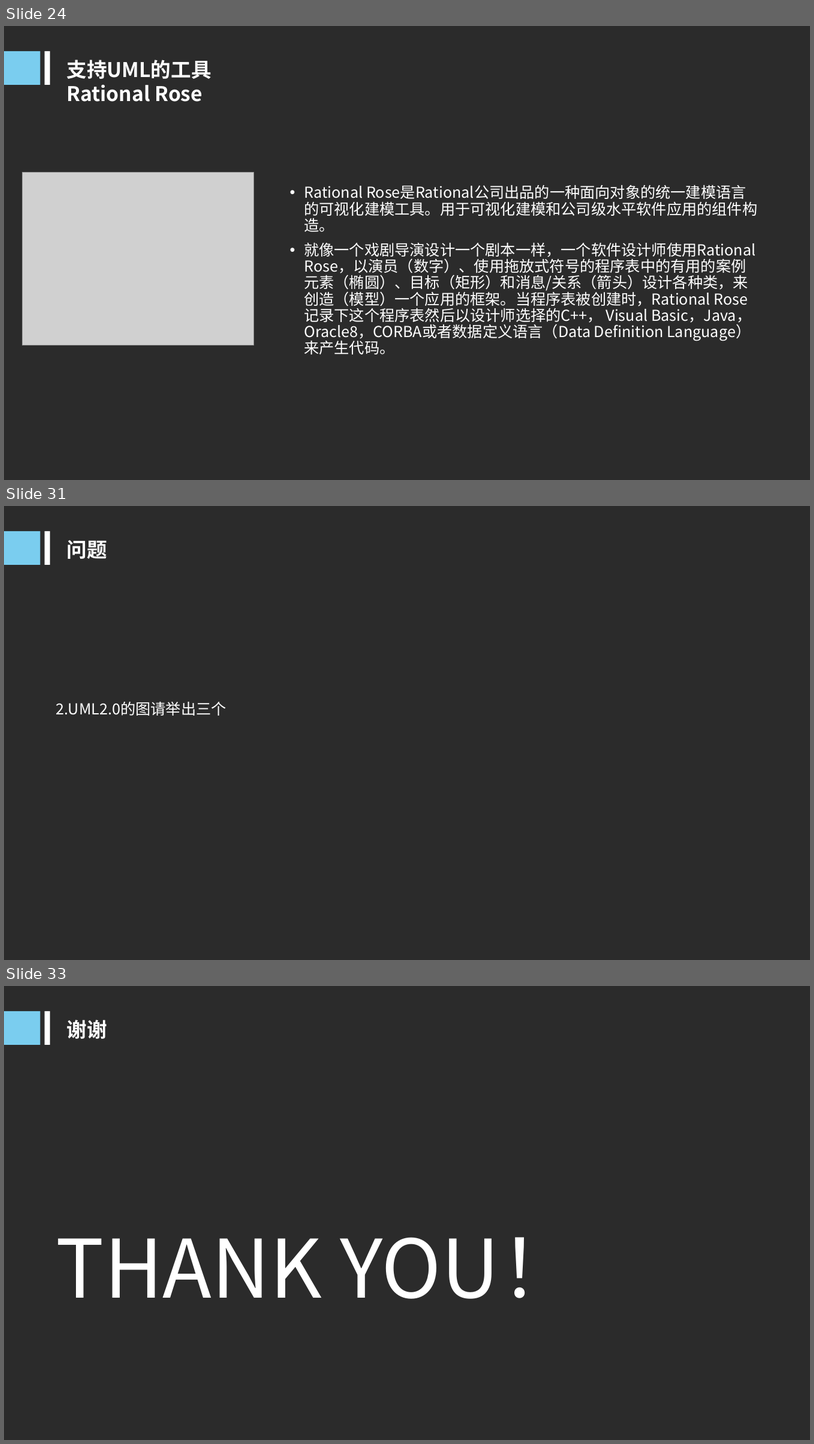
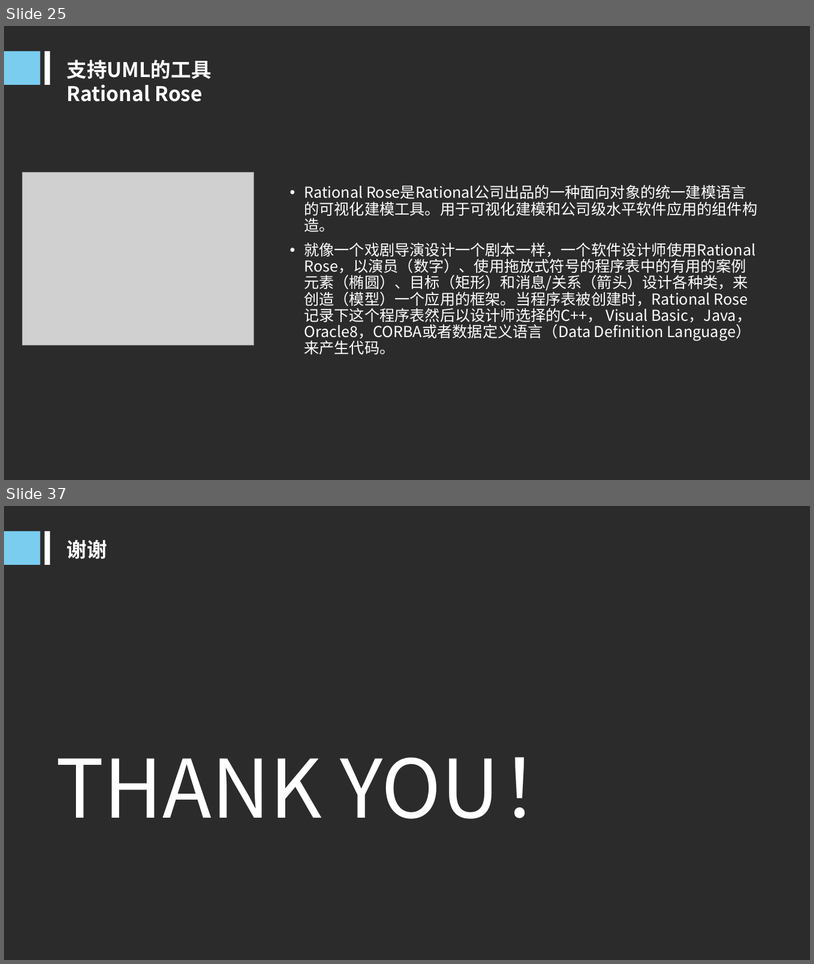
Before and after one commit to PRD2018-G10/TeachingAssistWebsiteProject, a slide deck: PRD2018-G10-UML概述PPT.ppt. Shown one above the other, each under a label of ours: slides 24, 31 and 33 before the commit, slides 25 and 37 after it; the slides between them are not shown. The pictures are 814x1444 and 814x964 pixels, drawn with LibreOffice and Linux fonts; fonts in the diff are those of the drawing; grey boxes stand for pictures; background and template pictures are left out; a plain dark background stands for a picture behind light text. Boxes give left, top, right and bottom in pixels: in the first picture for what was removed or moved away, otherwise in the second. Text is boxed around its words. In the diff, an @@ line names an element or a change of style, - is before the commit and + after.

```diff
--- a/PRD2018-G10-UML概述PPT.ppt
+++ b/PRD2018-G10-UML概述PPT.ppt
@@ slide 31 removed at bbox=[4, 506, 810, 960], background picture (left out) @@
@@ rectangle removed at bbox=[4, 531, 40, 565] @@
@@ rectangle removed at bbox=[45, 531, 50, 565] @@
@@ text removed at bbox=[67, 540, 107, 559] @@
-问题
@@ text removed at bbox=[56, 702, 227, 715] @@
-2.UML2.0的图请举出三个
@@ what was slide 24 is now slide 25 @@
@@ what was slide 33 is now slide 37 @@
```
Also in this commit, not shown: 12 slides changed, 7 slides added, 2 other slides removed.
